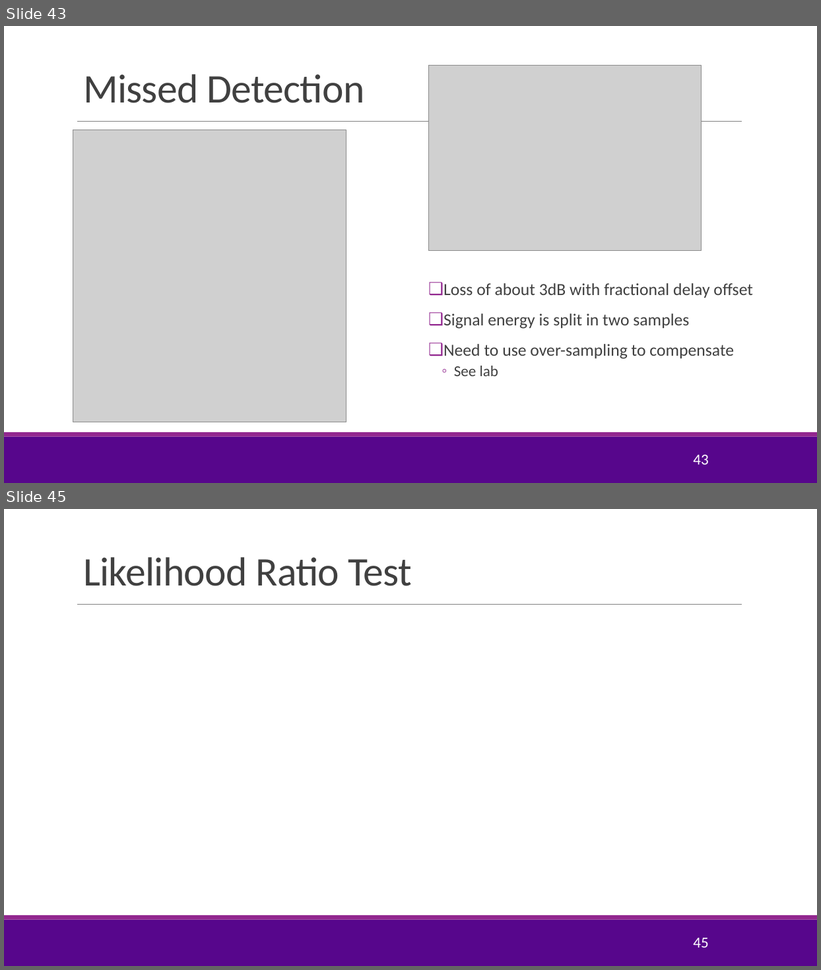
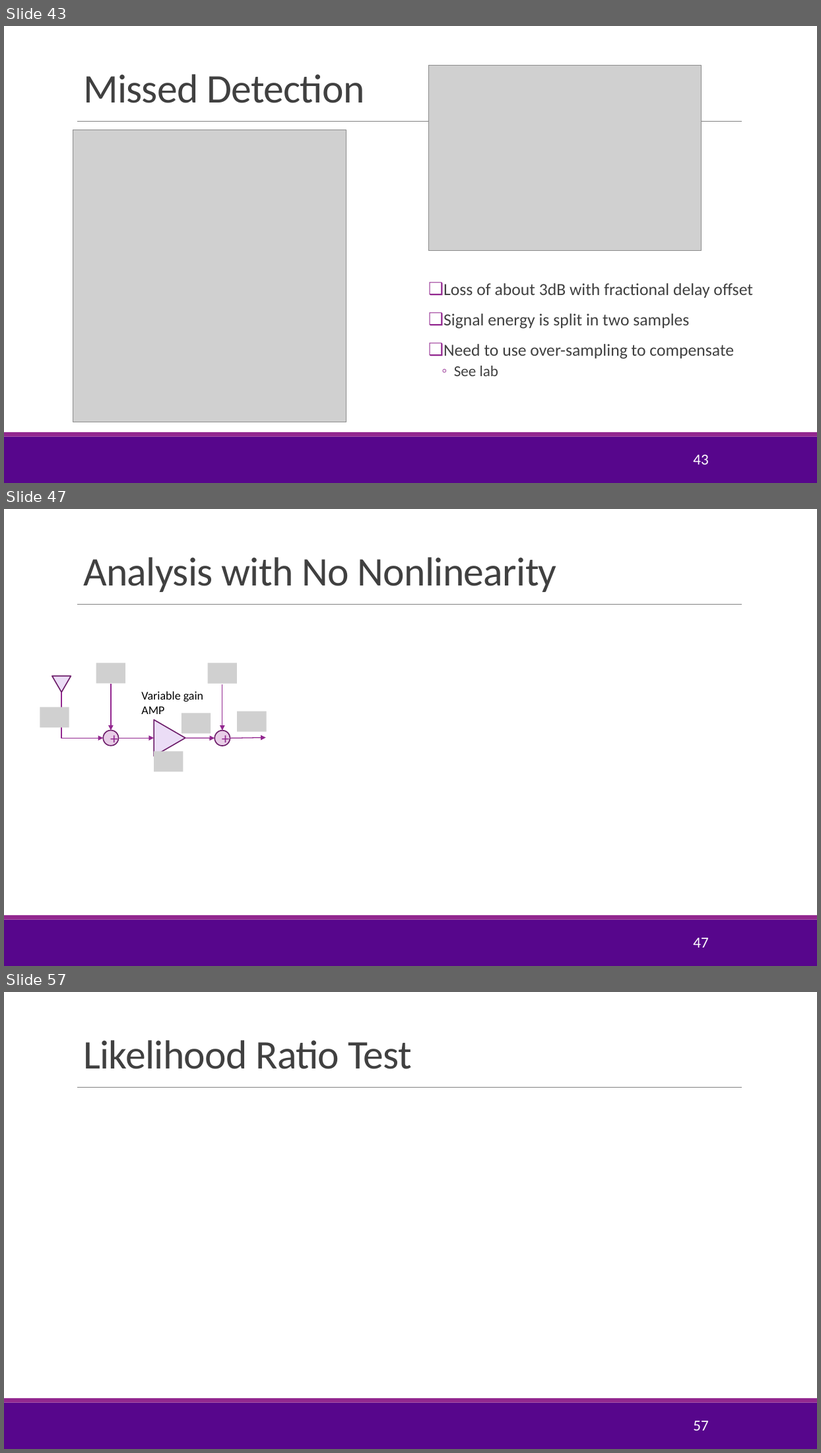
Before and after one commit to sdrangan/digitalcomm, a slide deck: Lectures/Unit07_Sync.pptx. Shown one above the other, each under a label of ours: slides 43 and 45 before the commit, slides 43, 47 and 57 after it; the slides between them are not shown. The pictures are 821x970 and 821x1453 pixels, drawn with LibreOffice and Linux fonts; fonts in the diff are those of the drawing; grey boxes stand for pictures; background and template pictures are left out. Boxes give left, top, right and bottom in pixels: in the first picture for what was removed or moved away, otherwise in the second. Text is boxed around its words. In the diff, an @@ line names an element or a change of style, - is before the commit and + after.

```diff
--- a/Lectures/Unit07_Sync.pptx
+++ b/Lectures/Unit07_Sync.pptx
@@ slide 47 added at [4,509,817,966], background #FFFFFF; not listed: 3 template elements that a slide beside it also shows @@
@@ title added at [83,557,557,592], 48 pt, text #404040 @@
+Analysis with No Nonlinearity
@@ picture added at [96,663,125,683] @@
@@ picture added at [208,663,237,684] @@
@@ triangle added at [52,676,71,692], fill #EBDDF6, outline #6C1D6A 1.25 pt @@
@@ arrow added from (111, 684) to (111, 730), #92278F 1 pt @@
@@ arrow added from (222, 685) to (222, 730), #92278F 1 pt @@
@@ elbow arrow added from (61, 692) to (104, 739), #92278F 1 pt @@
@@ text added at [141,691,203,714], 14 pt, text #000000 @@
+Variable gain AMP
@@ picture added at [40,707,69,728] @@
@@ triangle added at [154,720,186,757], fill #EBDDF6, outline #6C1D6A 1.25 pt @@
@@ picture added at [182,714,211,734] @@
@@ picture added at [237,712,266,732] @@
@@ ellipse added at [104,730,119,746], fill #E8CDE7, outline #6C1D6A 1.25 pt, 18 pt, text #92278F @@
++
@@ arrow added from (119, 739) to (154, 739), #92278F 1 pt @@
@@ arrow added from (185, 739) to (215, 739), #92278F 1 pt @@
@@ ellipse added at [215,730,230,746], fill #E8CDE7, outline #6C1D6A 1.25 pt, 18 pt, text #92278F @@
++
@@ arrow added from (230, 739) to (265, 738), #92278F 1 pt @@
@@ picture added at [154,752,184,772] @@
@@ page number added at [693,938,708,948], 18 pt, text #FFFFFF @@
+47
@@ what was slide 45 is now slide 57 @@
@@ page number at [693,1421,708,1431]: text changed @@
-45
+57
```
Also in this commit, not shown: 5 slides changed, 11 other slides added, 3 other files.
